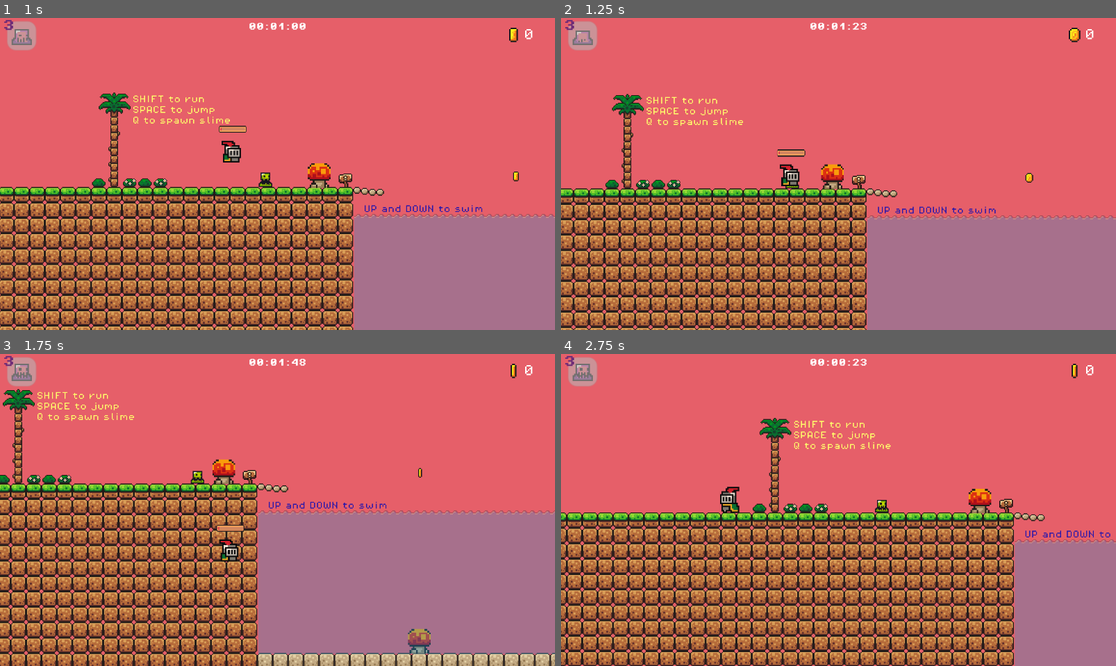
Above: before the commit, frames 1-4 (two rows, left to right).
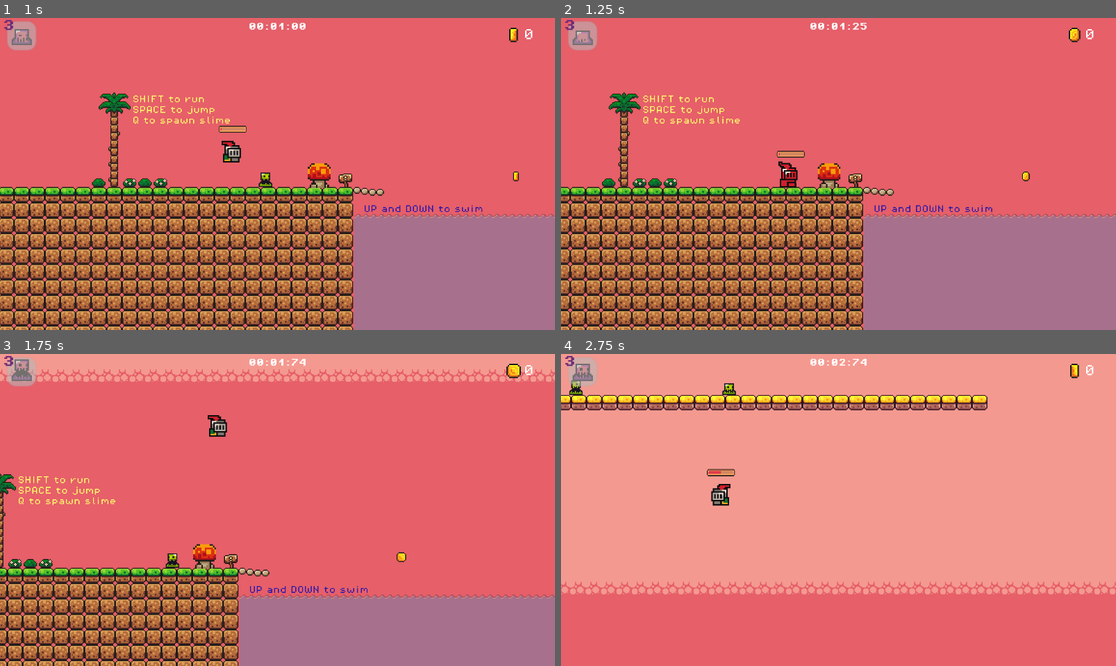
Above: after the commit, the same moments.

Repository: AshkanKiafard/AA-godot
Game: Godot game, scene res://scenes/game.tscn
Two runs of this game, one before a commit and one after it. Both use one fixed random seed, a clock stepped at 60 frames per second and the inputs below.
Inputs:
- Up to frame 1 (1 s): hold Right (move_right) from 0.53 s (still down); tap C (roll) at 0.6 s; tap Space (jump) at 0.77, 0.8 s
- Up to frame 2 (1.25 s): keep holding Right (move_right); tap Space (jump) at 1.07 s
- Up to frame 3 (1.75 s): keep holding Right (move_right); tap Space (jump) at 1.35, 1.52 s; tap C (roll) at 1.55 s
- Up to frame 4 (2.75 s): tap Space (jump) at 1.82, 2.3 s; release Right (move_right) at 2.03 s; hold A (move_left) from 2.03 s (still down); tap C (roll) at 2.1 s

Frame 1 is identical in both runs. In frame 2, 21% of the frame differs, in the area x 0-100%, y 1-100%; in frame 3, 51%; in frame 4, 99%, in the area x 0-100%, y 0-100%.

Commit message:
added health to player

Diff:
--- a/ashkan/godot-tutorial-ashkan/scenes/game.tscn
+++ b/ashkan/godot-tutorial-ashkan/scenes/game.tscn
@@ -423,7 +423,6 @@
 
 [node name="Camera2D" type="Camera2D" parent="Player"]
 position = Vector2(118.811, -4.052)
-scale = Vector2(1, 1)
 zoom = Vector2(2, 2)
 process_callback = 0
 limit_left = -800
--- a/ashkan/godot-tutorial-ashkan/scenes/player.tscn
+++ b/ashkan/godot-tutorial-ashkan/scenes/player.tscn
@@ -7,6 +7,10 @@
 [ext_resource type="Texture2D" uid="uid://o5p2femwjvph" path="res://assets/stamina bar/healthbarProgress.png" id="4_lrslp"]
 [ext_resource type="Script" path="res://scripts/oxygen_bar.gd" id="6_d6d63"]
 
+[sub_resource type="AtlasTexture" id="AtlasTexture_yi8va"]
+atlas = ExtResource("1_418hy")
+region = Rect2(64, 192, 32, 32)
+
 [sub_resource type="AtlasTexture" id="AtlasTexture_kii50"]
 atlas = ExtResource("1_418hy")
 region = Rect2(0, 0, 32, 32)
@@ -125,6 +129,14 @@
 
 [sub_resource type="SpriteFrames" id="SpriteFrames_yllr2"]
 animations = [{
+"frames": [{
+"duration": 1.0,
+"texture": SubResource("AtlasTexture_yi8va")
+}],
+"loop": true,
+"name": &"hurt",
+"speed": 5.0
+}, {
 "frames": [{
 "duration": 1.0,
 "texture": SubResource("AtlasTexture_kii50")
@@ -260,9 +272,8 @@
 position = Vector2(4, -28)
 scale = Vector2(2.03125, 2.03125)
 sprite_frames = SubResource("SpriteFrames_yllr2")
-animation = &"run"
+animation = &"hurt"
 autoplay = "idle"
-frame_progress = 0.852621
 script = SubResource("GDScript_57yl5")
 
 [node name="CollisionShape2D" type="CollisionShape2D" parent="."]
@@ -290,3 +301,7 @@
 texture_progress = ExtResource("4_lrslp")
 script = ExtResource("6_d6d63")
 player = NodePath("..")
+
+[node name="Timer" type="Timer" parent="."]
+wait_time = 0.2
+one_shot = true
--- a/ashkan/godot-tutorial-ashkan/scripts/killzone.gd
+++ b/ashkan/godot-tutorial-ashkan/scripts/killzone.gd
@@ -4,10 +4,12 @@
 
 func _on_body_entered(body: Node2D) -> void:
 	if body is Player:
-		print("DEAD")
-		Engine.time_scale = 0.5
-		body.get_node("CollisionShape2D").queue_free()
-		timer.start()
+		body.health -= 30
+		if body.health == 0:
+			print("DEAD")
+			body.get_node("CollisionShape2D").queue_free()
+			Engine.time_scale = 0.5
+			timer.start()
 	elif body is Slime:
 		body.queue_free()
 
--- a/ashkan/godot-tutorial-ashkan/scripts/player.gd
+++ b/ashkan/godot-tutorial-ashkan/scripts/player.gd
@@ -4,6 +4,16 @@
 const SPEED = 200.0
 const JUMP_VELOCITY = -400.0
 var jump_count = 0
+
+@onready var timer: Timer = $Timer
+
+var health := 100 :
+	set(value):
+		if value < health:
+			timer.start()
+			animated_sprite.play("hurt")
+		health = clamp(value, 0, 100)
+		print(health)
 
 signal stamina_changed
 var stamina := 0.0 :
@@ -66,19 +76,20 @@
 		restore_stamina(1)
 		velocity.x = move_toward(velocity.x, 0, SPEED)
 
-	if is_on_floor():
-		if not (animated_sprite.is_playing() and animated_sprite.animation == "roll"):
-			if direction == 0:
-				animated_sprite.play("idle")
+	if timer.is_stopped():
+		if is_on_floor():
+			if not (animated_sprite.is_playing() and animated_sprite.animation == "roll"):
+				if direction == 0:
+					animated_sprite.play("idle")
+				else:
+					animated_sprite.play("run")
 			else:
-				animated_sprite.play("run")
+				velocity.x += player_direction * temp_speed
+			if Input.is_action_just_pressed("roll"):
+				stamina -= 75
+				animated_sprite.play("roll")
 		else:
-			velocity.x += player_direction * temp_speed
-		if Input.is_action_just_pressed("roll"):
-			stamina -= 75
-			animated_sprite.play("roll")
-	else:
-		animated_sprite.play("jump")
+			animated_sprite.play("jump")
 
 	# handle oxygen
 	if oxygen == 0:
Not shown: 1 places in ashkan/godot-tutorial-ashkan/scenes/player.tscn that only renumber resources
